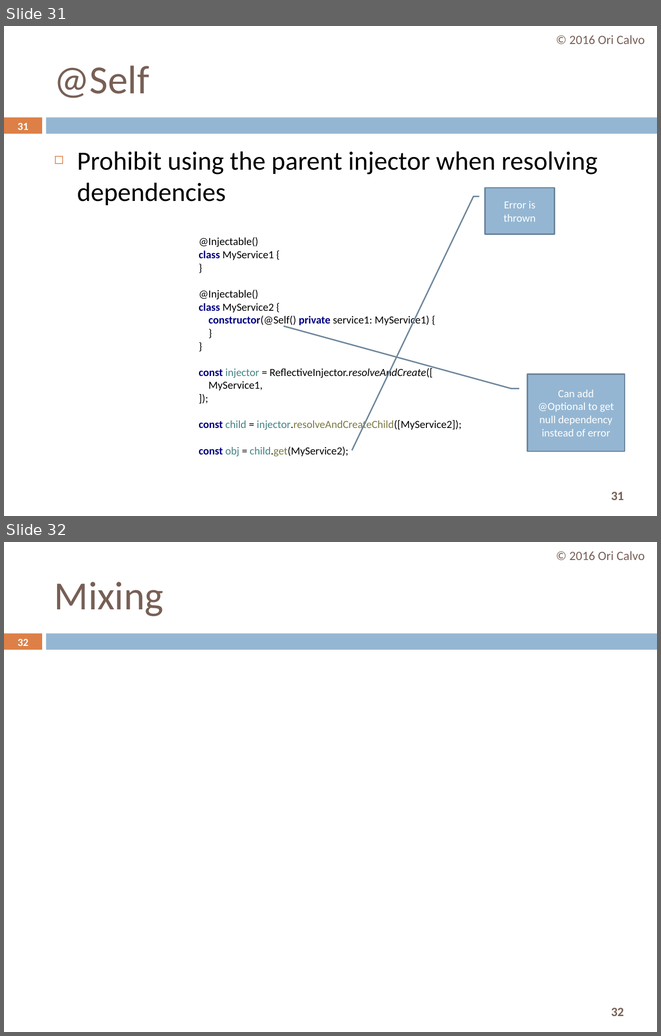
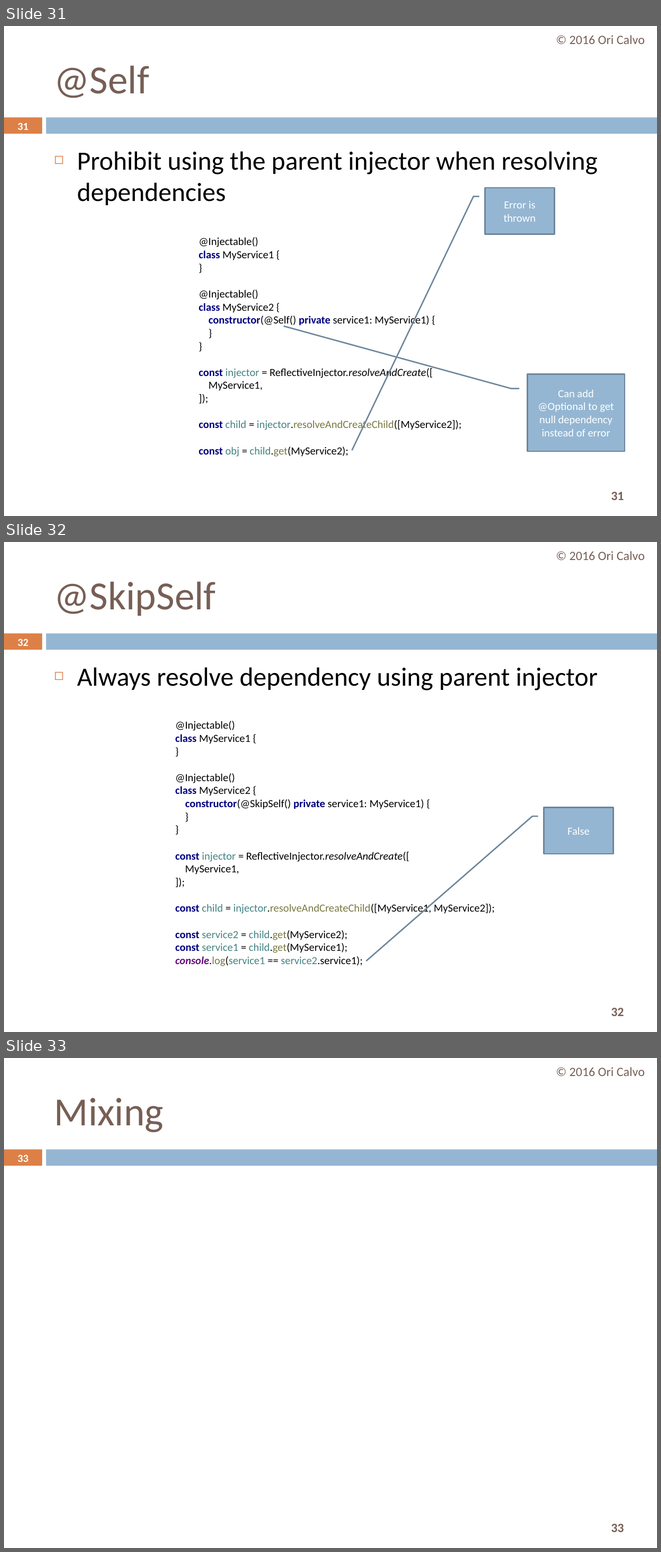
Before and after one commit to oricalvo/course-angular, a slide deck: PPTs/02 Dependency Injection.pptx. Shown one above the other, each under a label of ours: slides 31 and 32 before the commit, slides 31, 32 and 33 after it. The pictures are 661x1036 and 661x1552 pixels, drawn with LibreOffice and Linux fonts; fonts in the diff are those of the drawing. Boxes give left, top, right and bottom in pixels: in the first picture for what was removed or moved away, otherwise in the second. Text is boxed around its words. In the diff, an @@ line names an element or a change of style, - is before the commit and + after.

Commit message:
More

```diff
--- a/PPTs/02 Dependency Injection.pptx
+++ b/PPTs/02 Dependency Injection.pptx
@@ slide 32 added at bbox=[4, 542, 657, 1032], background #FFFFFF; not listed: 3 template elements that a slide beside it also shows @@
@@ text added at bbox=[570, 551, 645, 560], 14 pt, text #775F55 @@
+© 2016 Ori Calvo
@@ title added at bbox=[54, 581, 216, 616], 44 pt, text #775F55 @@
+@SkipSelf
@@ page number added at bbox=[18, 638, 29, 646], 11.9 pt, text #FFFFFF, bold @@
+32
@@ text added at bbox=[77, 667, 598, 690], 29 pt, text #000000 @@
+◻ Always resolve dependency using parent injector
@@ text added at bbox=[175, 721, 495, 966], 12 pt, text #000000 @@
+@Injectable()
+class MyService1 {
+}
+@Injectable()
+class MyService2 {
+constructor(@SkipSelf() private service1: MyService1) {
+}
+}
+const injector = ReflectiveInjector.resolveAndCreate([
+MyService1,
+]);
+const child = injector.resolveAndCreateChild([MyService1, MyService2]);
+const service2 = child.get(MyService2);
+const service1 = child.get(MyService1);
+console.log(service1 == service2.service1);
@@ border callout added at bbox=[544, 807, 613, 854], fill #94B6D2, outline #6D879B 1.5 pt, 12 pt, text #FFFFFF @@
+False
@@ what was slide 32 is now slide 33 @@
@@ page number at bbox=[18, 1154, 29, 1162]: text changed @@
-32
+33
@@ page number at bbox=[611, 1523, 624, 1532]: text changed @@
-32
+33
```
